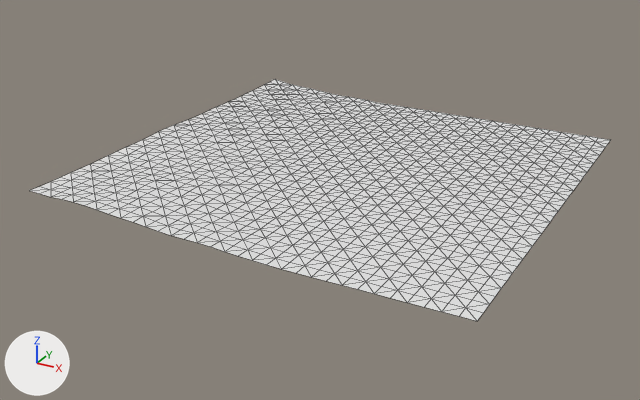
A saved change to the OBJ model assets/maps/chunks/terrain_lod0_5_-2.obj.
Both versions are drawn from a camera (50 mm lens) standing at (816.5, -28.8, 87.4) and looking at (699.3, 184.4, -19.2). The axes (+X, +Y, +Z) are drawn at lower left. The lights are the same throughout. The first picture is the older version. Mesh edges are drawn as thin lines. Where no turn or scale is listed for an object, it has been applied to the vertices.

Names of what the first picture shows: 'terrain_lod0_5_-2'.
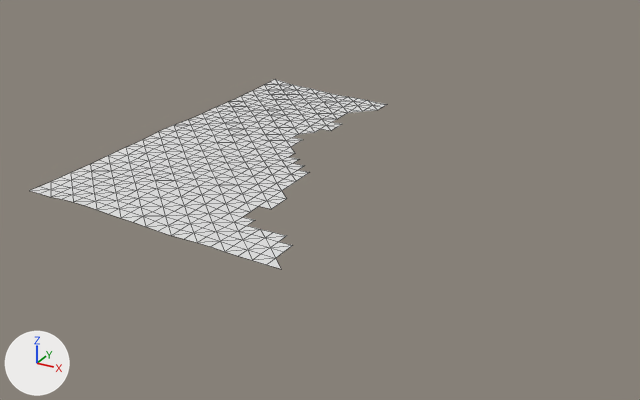
The change in detail:
me_terrain_lod0_5__2 is used by ob_terrain_lod0_5__2; location (0.0, 0.0, 0.0).
me_terrain_lod0_5__2 had 1089 vertices, 2048 faces and spanned x 640.0..768.0, y 128.0..256.0, z -10.8..-7.2.
me_terrain_lod0_5__2 now has 467 vertices, 824 faces and spans x 640.0..720.0, y 128.0..256.0, z -10.8..-7.2.
me_terrain_lod0_5__2 part 1: 622 vertices removed from x 680.0..768.0, y 128.0..256.0, z -10.8.

Pixel boxes [x1, y1, x2, y2] of what changed, in the pictures (640 x 400 px):
'terrain_lod0_5_-2', reshaped (38% narrower, 21% shorter)
    before: [29, 79, 610, 321]
    after: [29, 79, 387, 269]
part 1 of me_terrain_lod0_5__2, deleted
    before: [251, 104, 610, 321]
